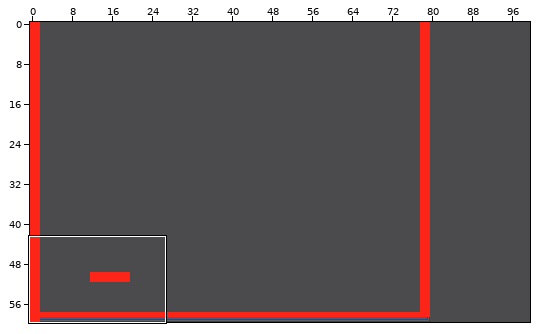
Two states of a Tiled map, res/map.tmx. Above: a wide view before the commit, with the close-up outlined.
Close-up. Before the edit:
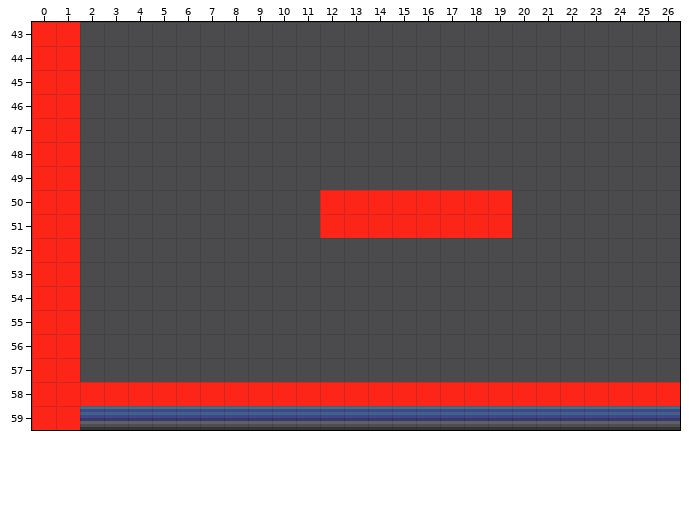
Cells are 8x8 px. Shown: x 0..26, y 43..59. The commit also changed other parts of the map, which this record leaves out.
After:
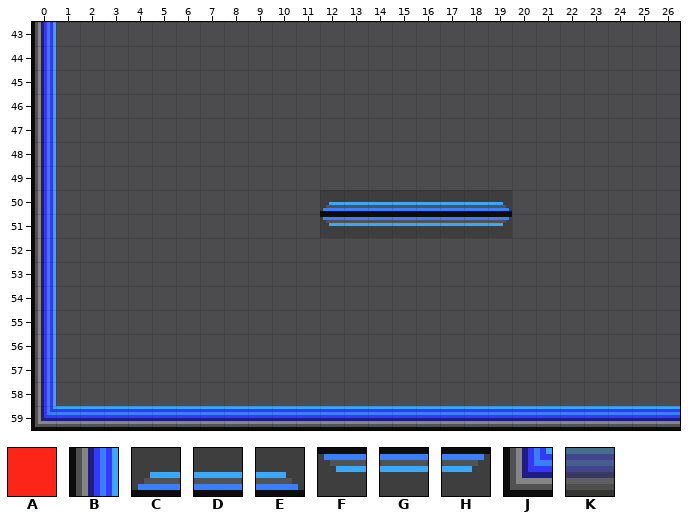
Key: from "collision": A 1; from "platform": B 36, C 50, D 51, E 55, F 62, G 64, H 67, J 84, K 94.
_ is an empty cell, . an unchanged one.
See-through tiles are keyed as they look on the map.
The exact change:
layer "BACKGROUND" opacity 65% -> 62%
--- layer "FOREGROUND"
@@ x 2..26 @@
-59 KKKKKKKKKKKKKKKKKKKKKKKKK
+59 _________________________
--- layer "PLATFORMS"
@@ x 0..26 @@
-43 AA.........................
-44 AA.........................
-45 AA.........................
-46 AA.........................
-47 AA.........................
-48 AA.........................
-49 AA.........................
-50 AA..........AAAAAAAA.......
-51 AA..........AAAAAAAA.......
-52 AA.........................
-53 AA.........................
-54 AA.........................
-55 AA.........................
-56 AA.........................
-57 AA.........................
-58 AAAAAAAAAAAAAAAAAAAAAAAAAAA
-59 AA_________________________
+43 B_.........................
+44 B_.........................
+45 B_.........................
+46 B_.........................
+47 B_.........................
+48 B_.........................
+49 B_.........................
+50 B_..........CDDDDDDE.......
+51 B_..........FGGGGGGH.......
+52 B_.........................
+53 B_.........................
+54 B_.........................
+55 B_.........................
+56 B_.........................
+57 B_.........................
+58 B__________________________
+59 JKKKKKKKKKKKKKKKKKKKKKKKKKK
